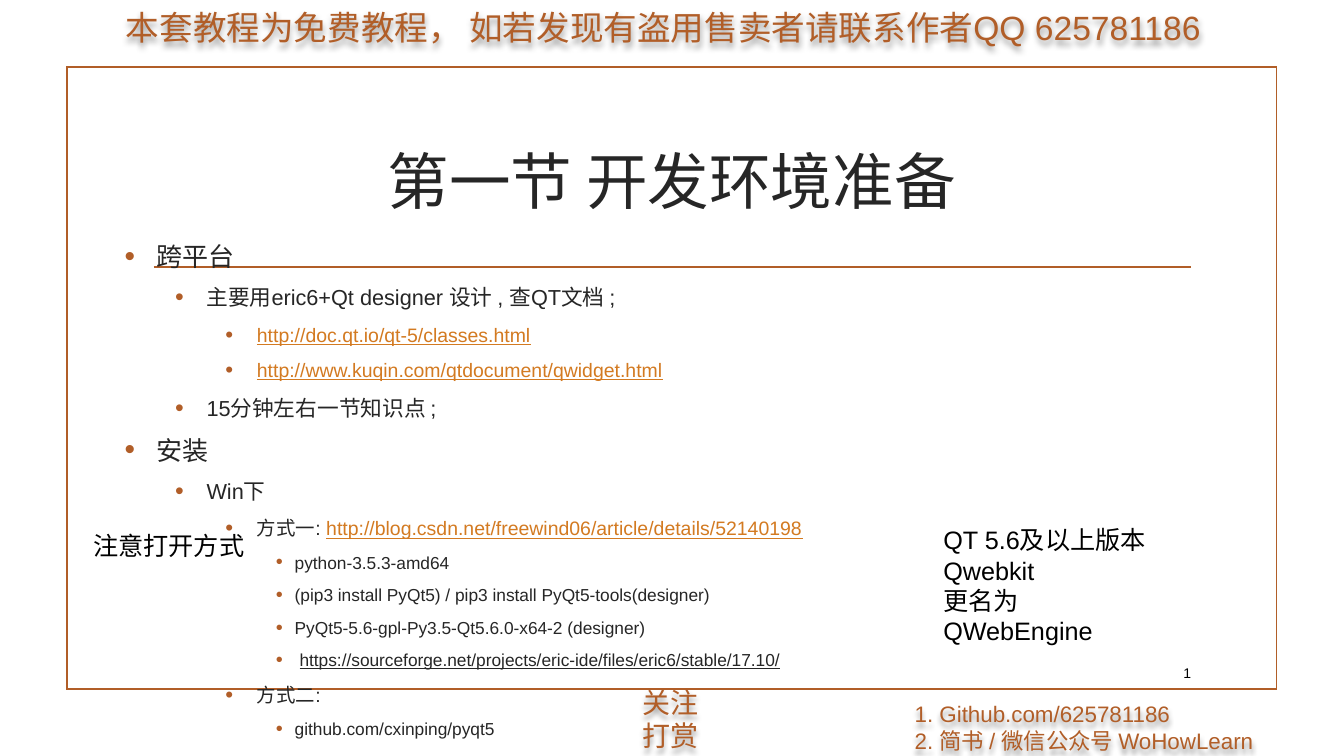
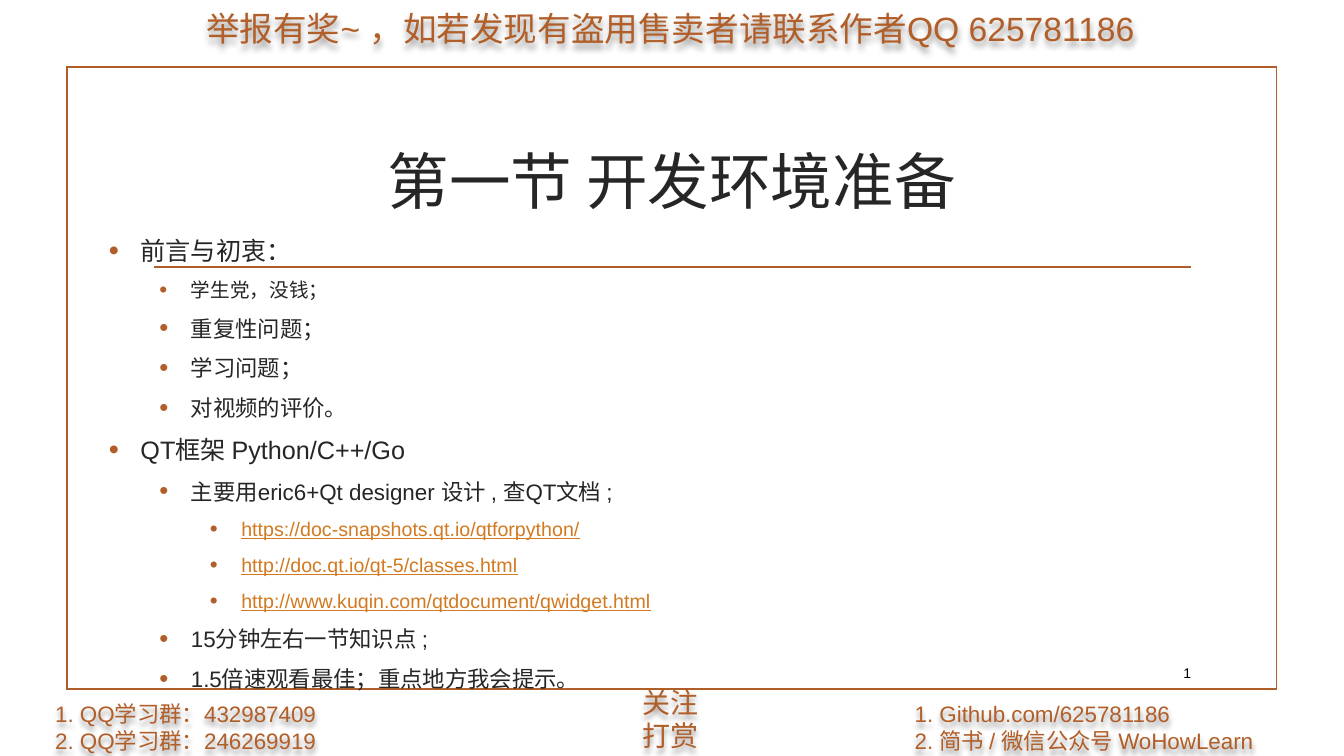
Before and after one commit to 625781186/WoHowLearn_PyQt5, a slide deck: slide 1 of 1.准备/1.准备.pptx. Drawn at 1344x756 pixels with LibreOffice and Linux fonts; fonts in the diff are those of the drawing; background and template pictures are left out. Boxes give left, top, right and bottom in pixels: in the first picture for what was removed or moved away, otherwise in the second. Text is boxed around its words. In the diff, an @@ line names an element or a change of style, - is before the commit and + after.

```diff
--- a/1.准备/1.准备.pptx
+++ b/1.准备/1.准备.pptx
@@ text at box(206, 13, 1135, 48): text changed @@
-本套教程为免费教程， 如若发现有盗用售卖者请联系作者QQ 625781186
+举报有奖~ ，如若发现有盗用售卖者请联系作者QQ 625781186
@@ text "前言与初衷：": place and size @@
-text "前言与初衷：" at box(156, 244, 802, 704)
+text "前言与初衷：" at box(140, 238, 650, 691)
@@ text at box(140, 238, 406, 465): text changed; size 18.6 to 18 pt @@
-• 跨平台
+• 前言与初衷：
+  • 学生党，没钱；
+  • 重复性问题；
+  • 学习问题；
+  • 对视频的评价。
+• QT框架 Python/C++/Go
@@ text at box(191, 481, 650, 649): size 15.5 to 16 pt in "主要用eric6+Qt designer 设计 , 查QT文档 ;", "15分钟左右一节知识点 ;"; size 13.9 to 14 pt in "http://doc.qt.io/qt-5/classes.html", "http://www.kuqin.com/qtdocument/qwidget.html" @@
@@ text removed at box(93, 530, 244, 557) @@
-注意打开方式
@@ text at box(241, 521, 579, 540): paragraph added @@
+    • https://doc-snapshots.qt.io/qtforpython/
@@ text removed at box(943, 529, 1146, 646) @@
-QT 5.6及以上版本
-Qwebkit
-更名为
-QWebEngine
@@ text at box(191, 669, 579, 691): text changed; size 12.4 to 16 pt @@
-• 安装
-  • Win下
-    • 方式一: http://blog.csdn.net/freewind06/article/details/52140198
-      • python-3.5.3-amd64
-      • (pip3 install PyQt5) / pip3 install PyQt5-tools(designer)
-      • PyQt5-5.6-gpl-Py3.5-Qt5.6.0-x64-2 (designer)
-      • https://sourceforge.net/projects/eric-ide/files/eric6/stable/17.10/
-    • 方式二:
-      • github.com/cxinping/pyqt5
+  • 1.5倍速观看最佳；重点地方我会提示。
@@ text added at box(55, 704, 316, 754), 16 pt, text #B15E28 @@
+1. QQ学习群：432987409
+2. QQ学习群：246269919
```
Also in this commit, not shown: 4 other slides changed, 2 slides added, 4 slides removed.
